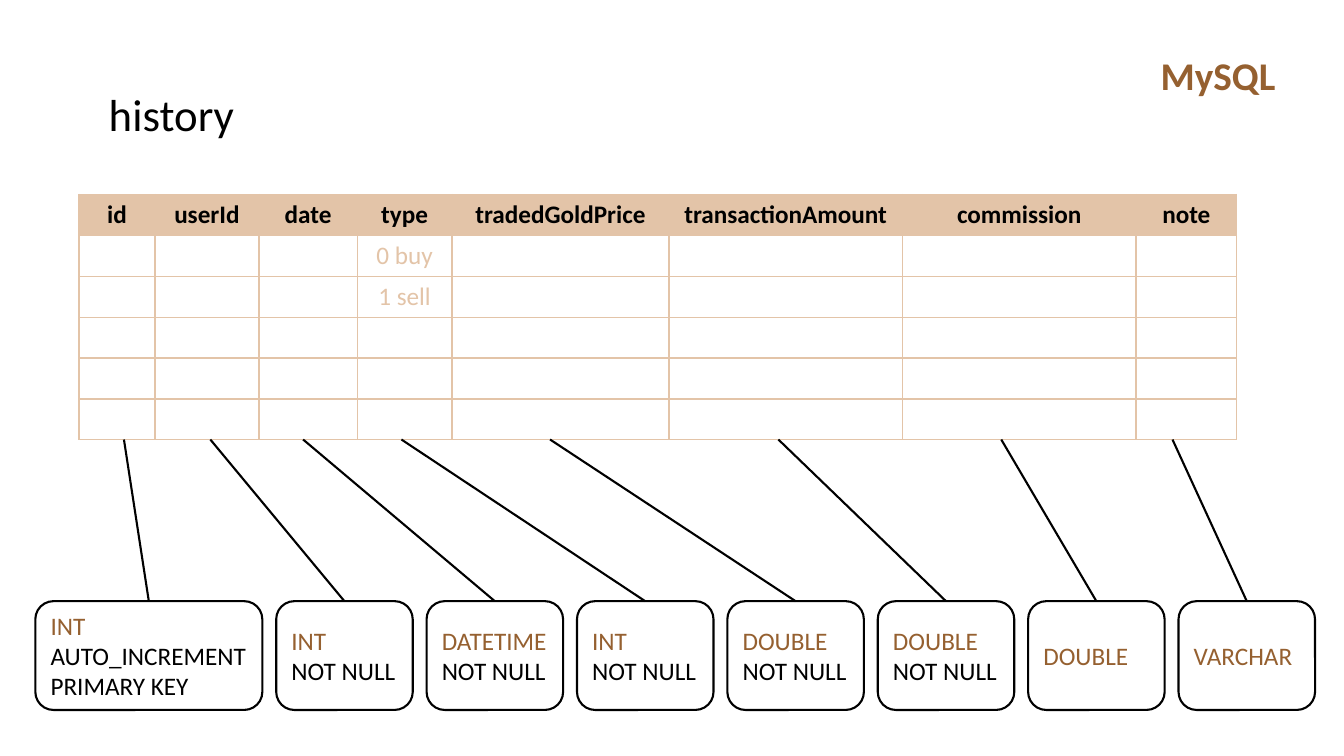
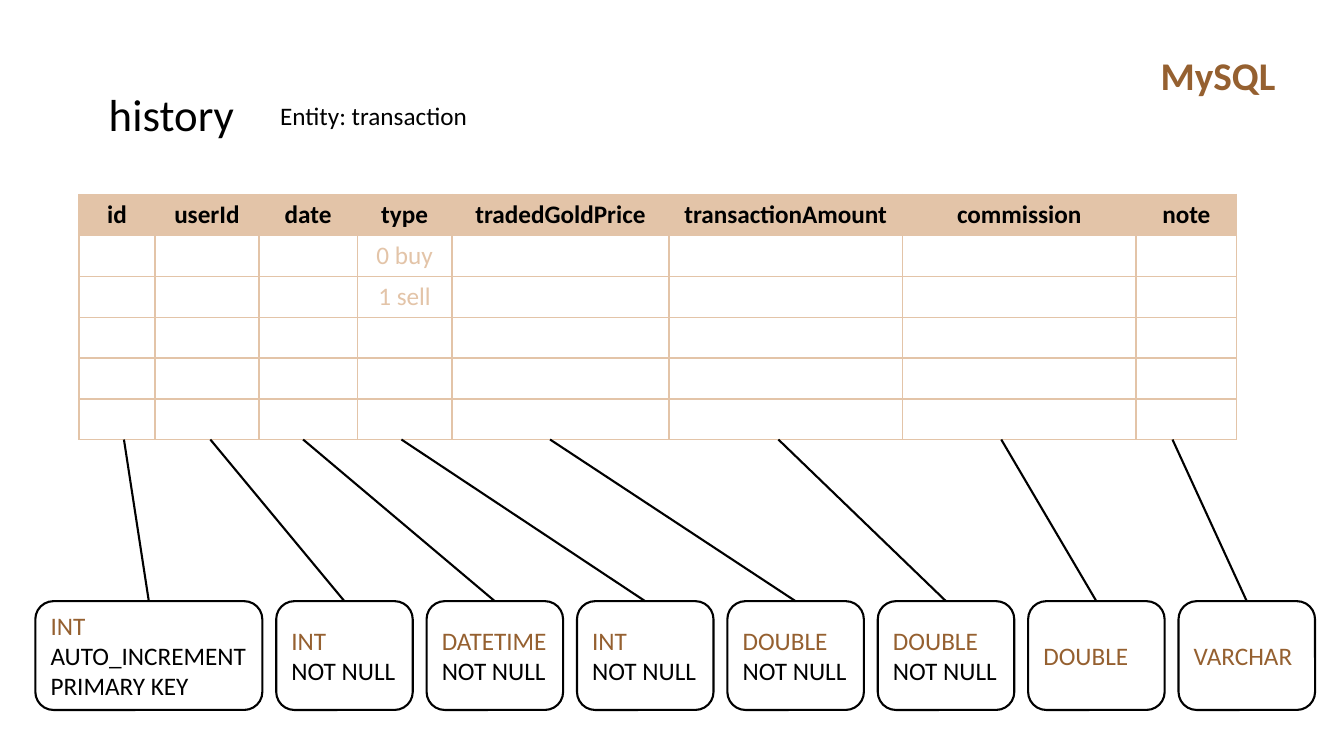
Before and after one commit to 7000qwq/gold, a slide deck: slide 11 of design.pptx. Drawn at 1344x756 pixels with LibreOffice and Linux fonts; fonts in the diff are those of the drawing. Boxes give left, top, right and bottom in pixels: in the first picture for what was removed or moved away, otherwise in the second. Text is boxed around its words. In the diff, an @@ line names an element or a change of style, - is before the commit and + after.

```diff
--- a/design.pptx
+++ b/design.pptx
@@ text added at bbox=[280, 107, 467, 129], 18 pt, text #000000 @@
+Entity: transaction
```
Also in this commit, not shown: 3 other slides changed, 16 slides added, 5 other files.
